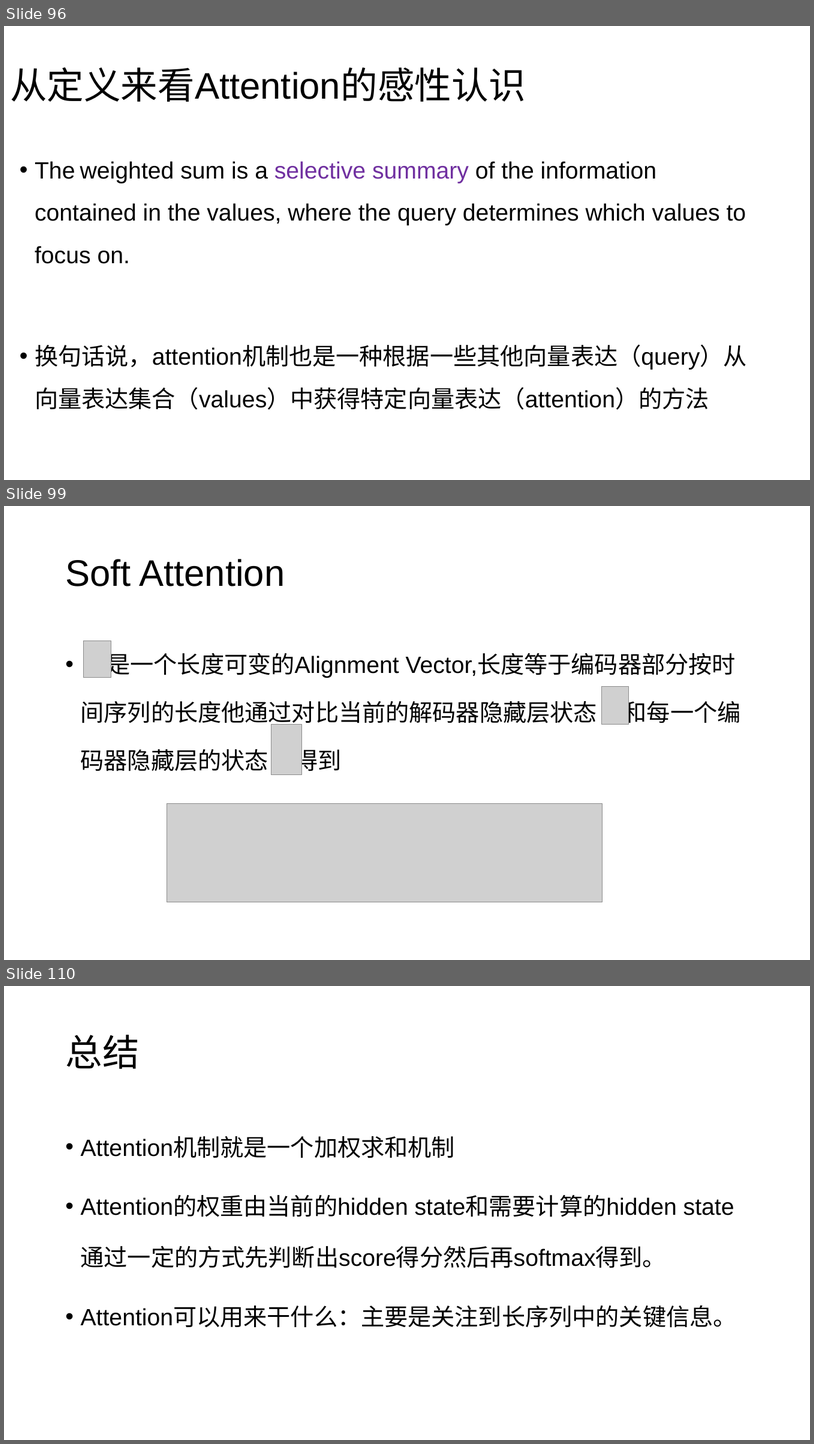
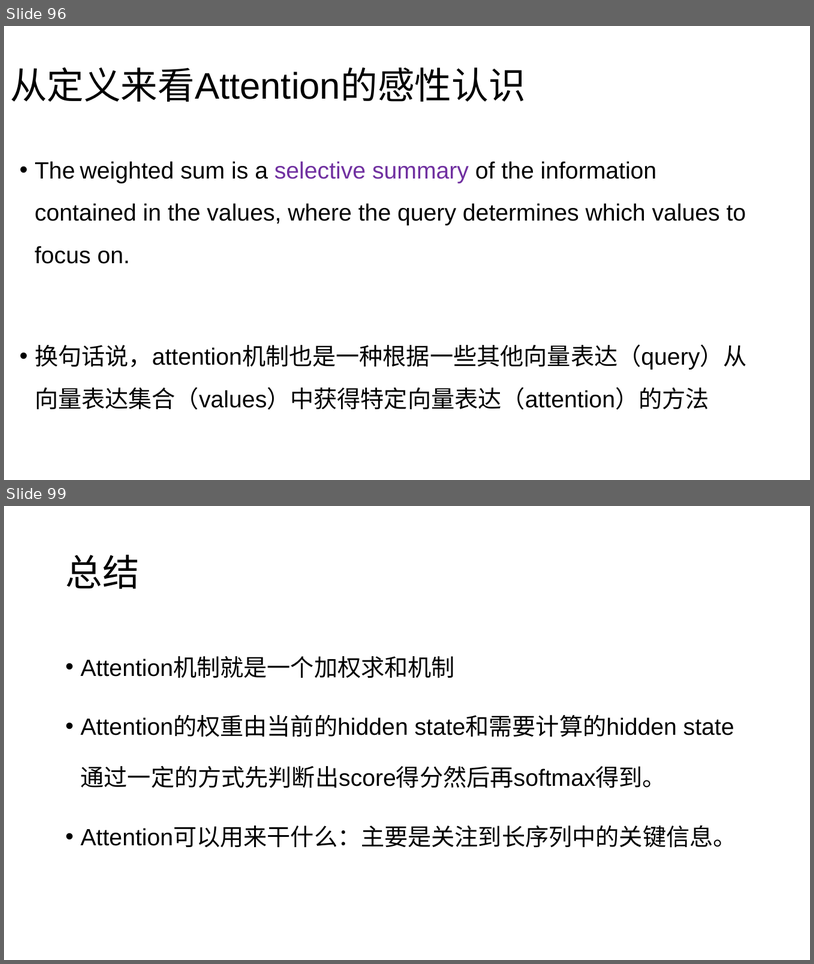
Before and after one commit to charlesXu86/Chatbot_CN, a slide deck: Chatbot_Doc/课程/NLP-4-语言模型.pptx. Shown one above the other, each under a label of ours: slides 96, 99 and 110 before the commit, slides 96 and 99 after it; the slides between them are not shown. The pictures are 814x1444 and 814x964 pixels, drawn with LibreOffice and Linux fonts; fonts in the diff are those of the drawing; grey boxes stand for pictures. Boxes give left, top, right and bottom in pixels: in the first picture for what was removed or moved away, otherwise in the second. Text is boxed around its words. In the diff, an @@ line names an element or a change of style, - is before the commit and + after.

```diff
--- a/Chatbot_Doc/课程/NLP-4-语言模型.pptx
+++ b/Chatbot_Doc/课程/NLP-4-语言模型.pptx
@@ slide 99 removed at [4, 506, 810, 960], background #FFFFFF @@
@@ title removed at [65, 559, 285, 586] @@
-Soft Attention
@@ text removed at [81, 649, 736, 775] @@
-• 是一个长度可变的Alignment Vector,长度等于编码器部分按时间序列的长度他通过对比当前的解码器隐藏层状态 和每一个编码器隐藏层的状态 得到
@@ picture removed at [83, 641, 111, 677] @@
@@ picture removed at [602, 686, 630, 724] @@
@@ picture removed at [272, 724, 302, 775] @@
@@ picture removed at [167, 804, 602, 902] @@
@@ what was slide 110 is now slide 99 @@
```
Also in this commit, not shown: 2 slides changed, 10 other slides removed.
